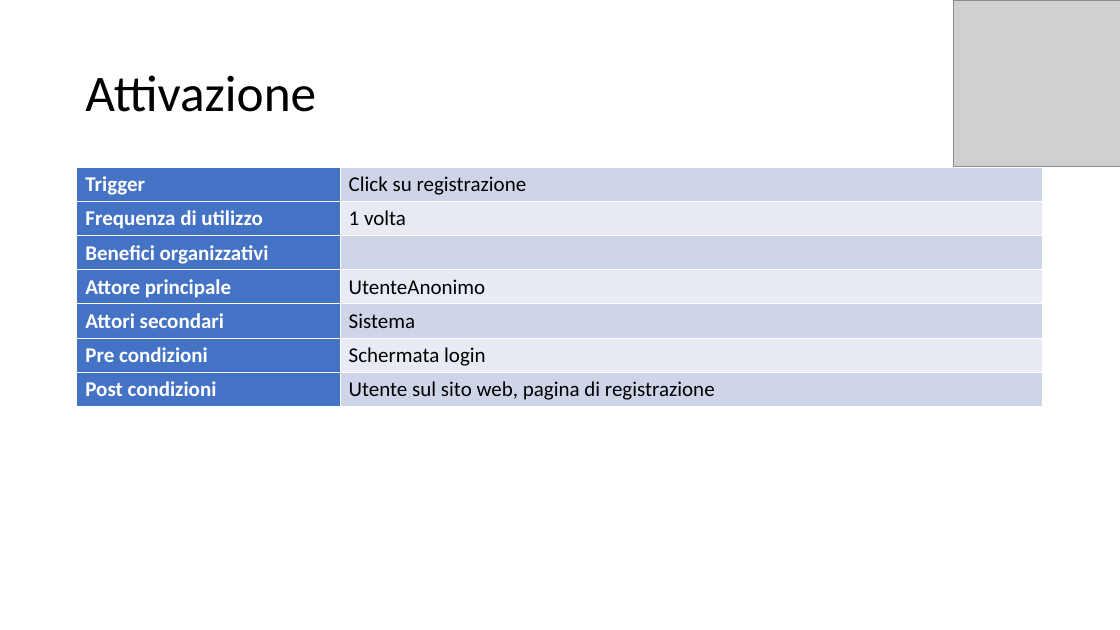
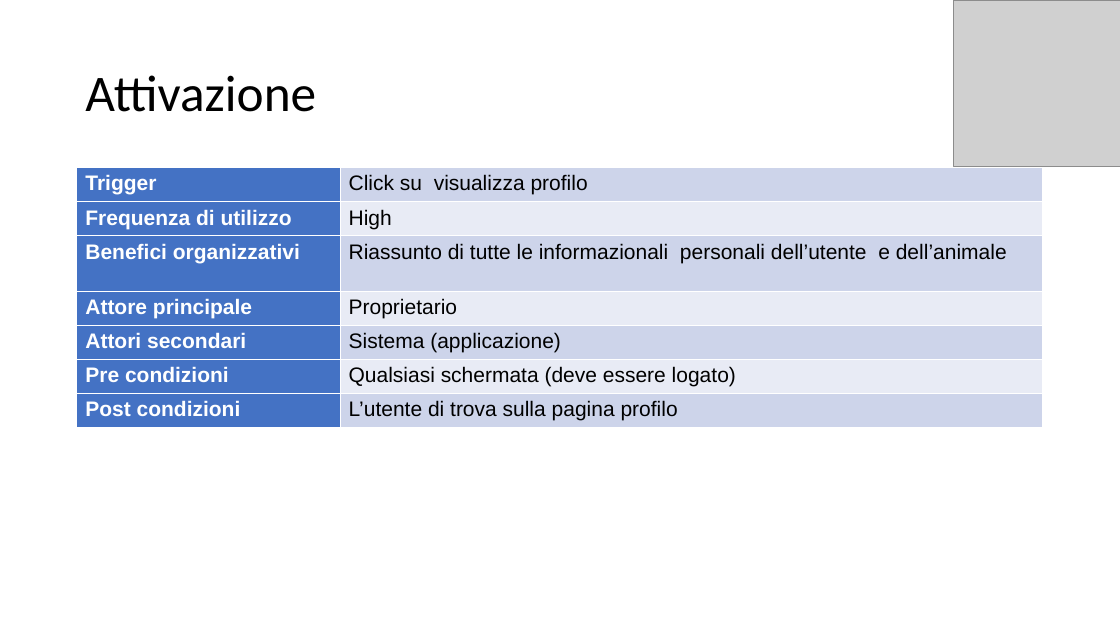
Before and after one commit to itsar19-20/pet, a slide deck: slide 3 of docs/useCaseTemplate/UseCase 14_VisualizzaProfilo_Proprietrio.pptx. Drawn at 1120x630 pixels with LibreOffice and Linux fonts; fonts in the diff are those of the drawing; grey boxes stand for pictures. Boxes give left, top, right and bottom in pixels: in the first picture for what was removed or moved away, otherwise in the second. Text is boxed around its words. In the diff, an @@ line names an element or a change of style, - is before the commit and + after.

```diff
--- a/docs/useCaseTemplate/UseCase 14_VisualizzaProfilo_Proprietrio.pptx
+++ b/docs/useCaseTemplate/UseCase 14_VisualizzaProfilo_Proprietrio.pptx
@@ table at bbox=[77, 168, 1044, 444] @@
-row 1, column 2: Click su registrazione
+row 1, column 2: Click su visualizza profilo
-row 2, column 2: 1 volta
+row 2, column 2: High
-row 3, column 2: 
+row 3, column 2: Riassunto di tutte le informazionali personali dell’utente e dell’animale
-row 4, column 2: UtenteAnonimo
+row 4, column 2: Proprietario
-row 5, column 2: Sistema
+row 5, column 2: Sistema (applicazione)
-row 6, column 2: Schermata login
+row 6, column 2: Qualsiasi schermata (deve essere logato)
-row 7, column 2: Utente sul sito web, pagina di registrazione
+row 7, column 2: L’utente di trova sulla pagina profilo
@@ fill #CFD5EA to #CDD4EA in 4 cells @@
@@ fill #E9EBF5 to #E8EBF5 in 3 cells @@
@@ font Calibri to Arial in "Trigger", "Frequenza di utilizzo", "Benefici organizzativi", "Attore principale" and 3 more places @@
```
Also in this commit, not shown: 3 other slides changed, 8 other files.
